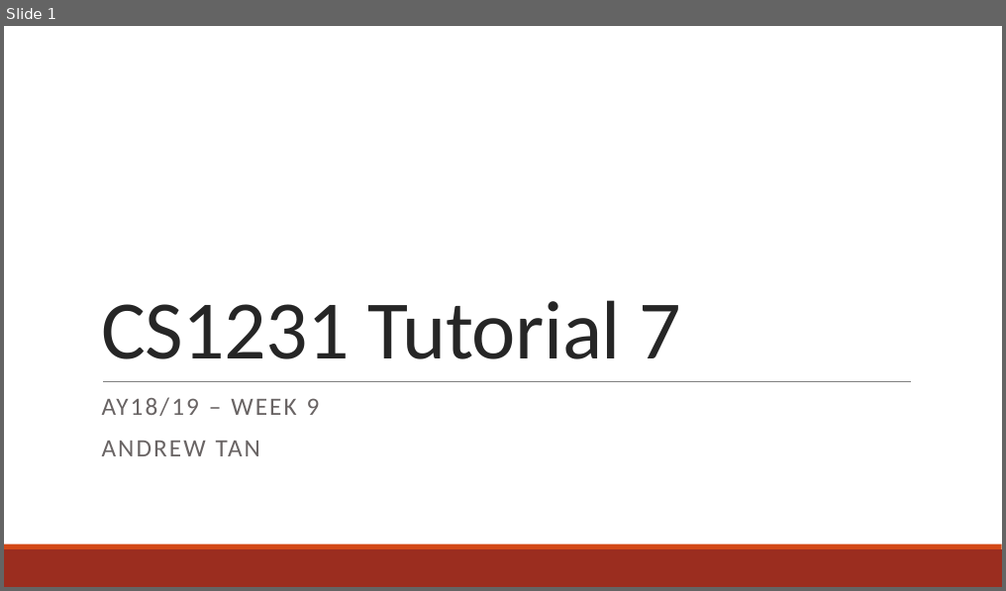
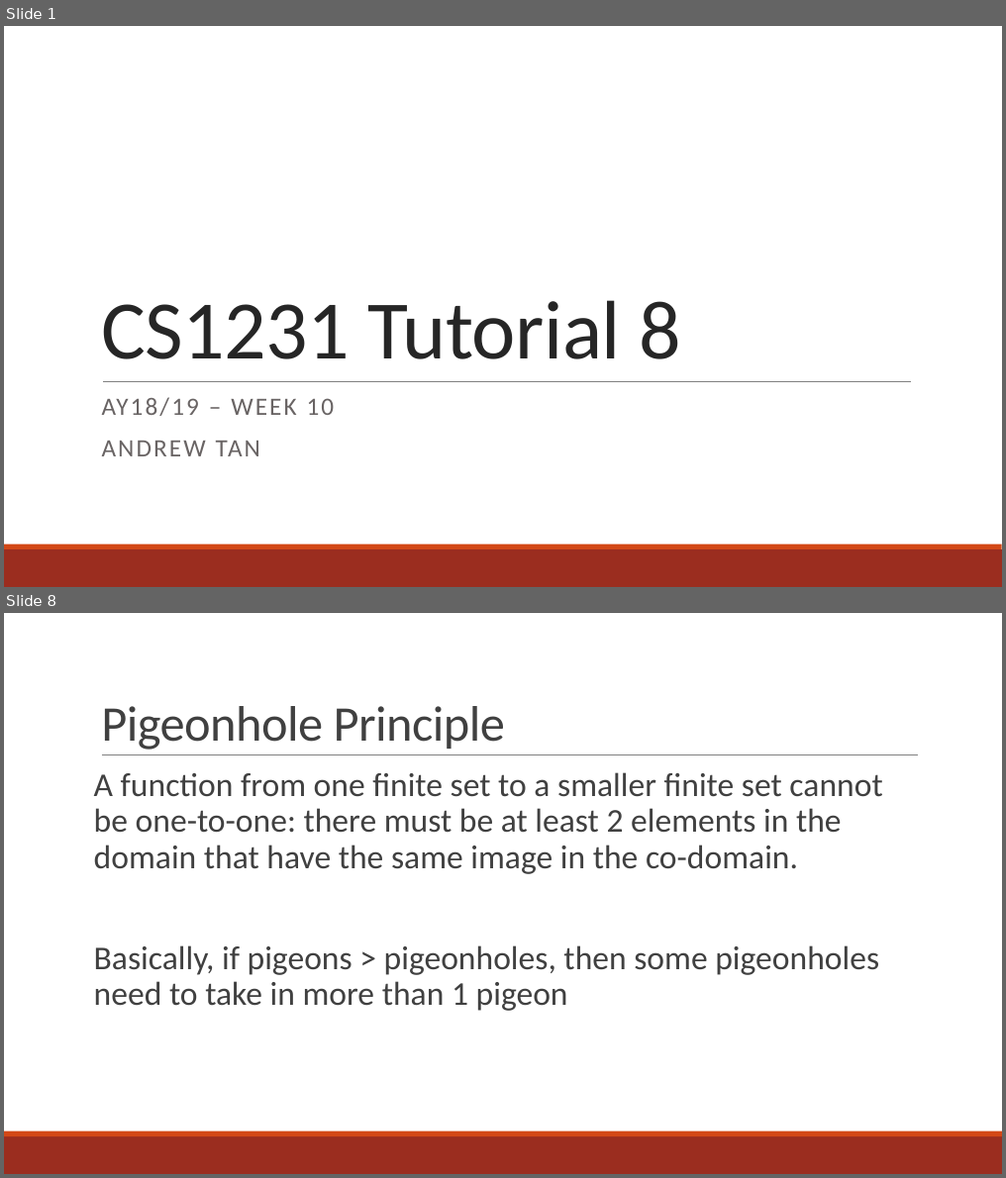
Before and after one commit to andrewtanJS/CS1231-AY18-19, a slide deck: Tutorial 8/Tutorial 8 - Counting and Probability.pptx. Shown one above the other, each under a label of ours: slide 1 before the commit, slides 1 and 8 after it; the slides between them are not shown. The pictures are 1006x591 and 1006x1178 pixels, drawn with LibreOffice and Linux fonts; fonts in the diff are those of the drawing. Boxes give left, top, right and bottom in pixels: in the first picture for what was removed or moved away, otherwise in the second. Text is boxed around its words. In the diff, an @@ line names an element or a change of style, - is before the commit and + after.

Commit message:
Add week 10 slides

```diff
--- a/Tutorial 8/Tutorial 8 - Counting and Probability.pptx
+++ b/Tutorial 8/Tutorial 8 - Counting and Probability.pptx
@@ slide 8 added at (4, 613, 1002, 1174), background #FFFFFF; not listed: 2 template elements that a slide beside it also shows @@
@@ title added at (101, 706, 505, 750), 48 pt, text #404040 @@
+Pigeonhole Principle
@@ line added from (102, 756) to (918, 756), #808080 0.5 pt @@
@@ text added at (94, 772, 882, 1011), 32 pt, text #404040 @@
+A function from one finite set to a smaller finite set cannot be one-to-one: there must be at least 2 elements in the domain that have the same image in the co-domain.
+Basically, if pigeons > pigeonholes, then some pigeonholes need to take in more than 1 pigeon
@@ slide 1 changed as well @@
@@ title at (101, 300, 681, 360): text changed @@
-CS1231 Tutorial 7
+CS1231 Tutorial 8
@@ subtitle at (102, 397, 335, 416): text changed @@
-AY18/19 – WEEK 9
+AY18/19 – WEEK 10
```
Also in this commit, not shown: 1 other slide changed, 5 other slides added, 2 slides removed, 1 other file.
